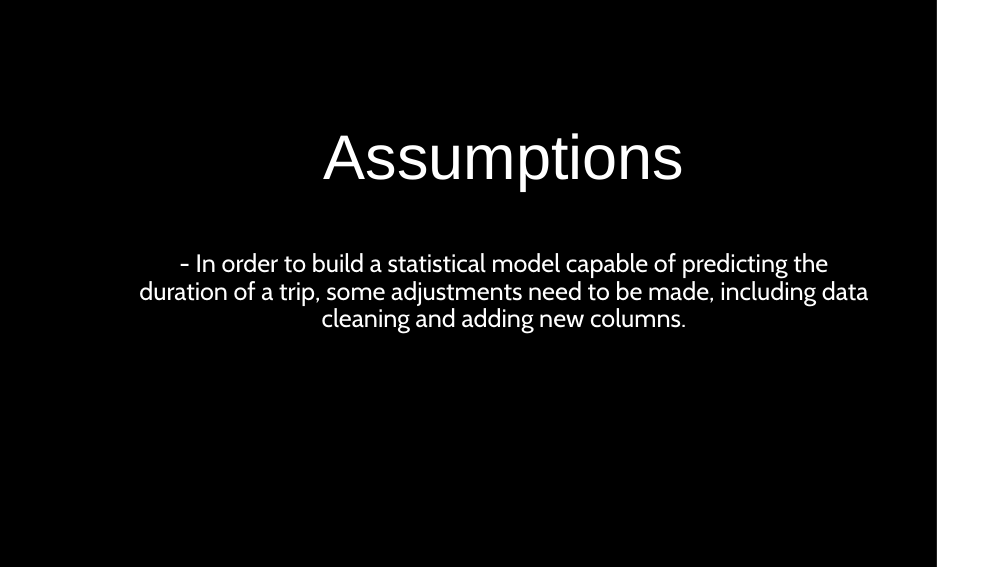
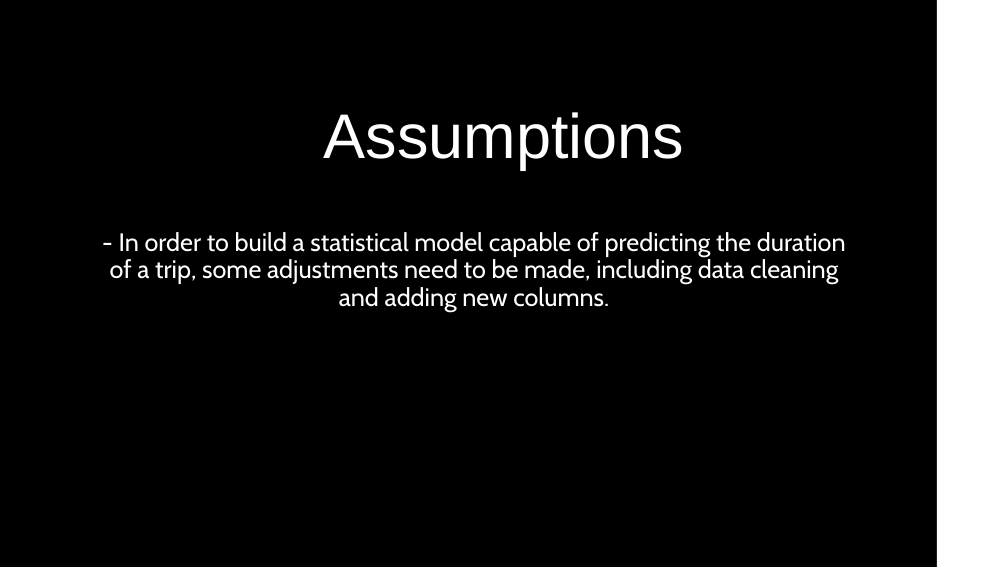
Before and after one commit to PepeZuco/uber_assessment, a slide deck: slide 3 of PowerPoint/Updated_Presentation_Uber.pptx. Drawn at 1008x567 pixels with LibreOffice and Linux fonts; fonts in the diff are those of the drawing. Boxes give left, top, right and bottom in pixels: in the first picture for what was removed or moved away, otherwise in the second. Text is boxed around its words. In the diff, an @@ line names an element or a change of style, - is before the commit and + after.

```diff
--- a/PowerPoint/Updated_Presentation_Uber.pptx
+++ b/PowerPoint/Updated_Presentation_Uber.pptx
@@ title "Assumptions": place and size @@
-title "Assumptions" at [324, 133, 685, 191]
+title "Assumptions" at [324, 112, 685, 170]
@@ subtitle "- In order to build ..." rewrapped from [139, 253, 868, 333] to [110, 232, 846, 312] @@
```
Also in this commit, not shown: 3 other slides changed, 7 slides added, 5 other files.
